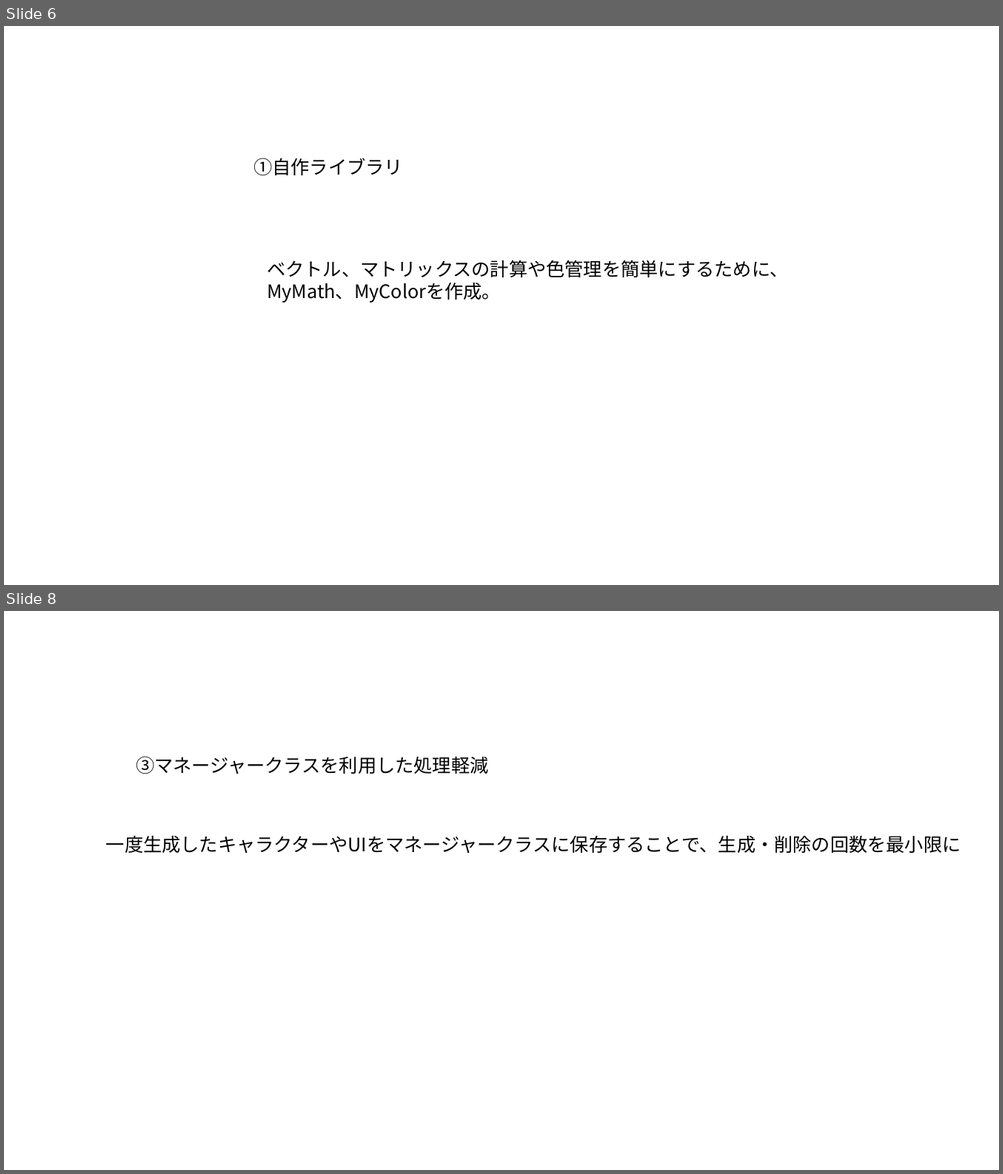
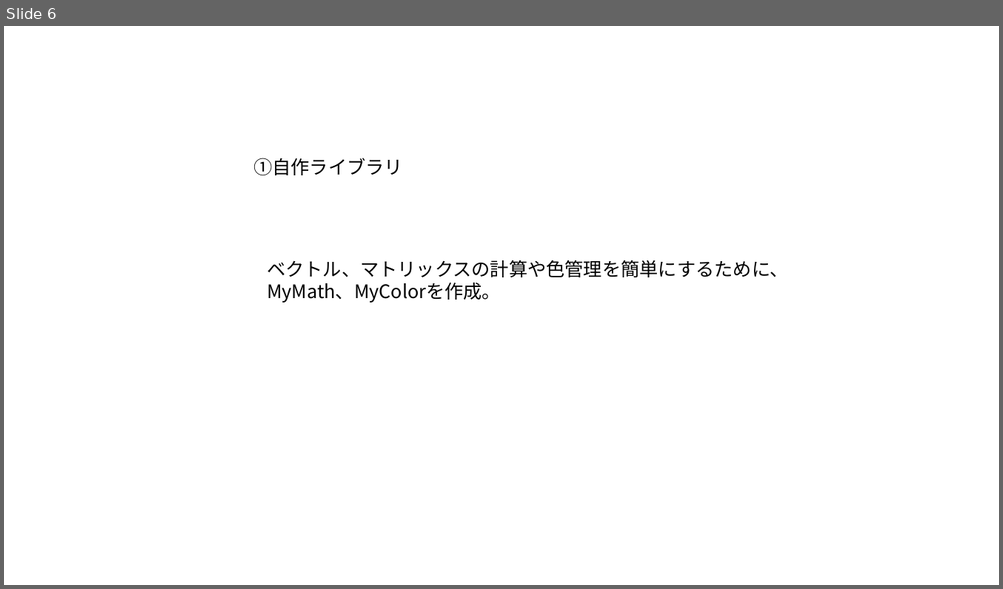
Before and after one commit to soushi1116/Employment_Local, a slide deck: 作品説明資料.pptx. Shown one above the other, each under a label of ours: slides 6 and 8 before the commit, slide 6 after it; the slides between them are not shown. The pictures are 1003x1174 and 1003x589 pixels, drawn with LibreOffice and Linux fonts; fonts in the diff are those of the drawing. Boxes give left, top, right and bottom in pixels: in the first picture for what was removed or moved away, otherwise in the second. Text is boxed around its words. In the diff, an @@ line names an element or a change of style, - is before the commit and + after.

```diff
--- a/作品説明資料.pptx
+++ b/作品説明資料.pptx
@@ slide 8 removed at bbox=[4, 611, 999, 1170], background #FFFFFF @@
@@ text removed at bbox=[136, 756, 489, 774] @@
-③マネージャークラスを利用した処理軽減
@@ text removed at bbox=[106, 835, 961, 853] @@
-一度生成したキャラクターやUIをマネージャークラスに保存することで、生成・削除の回数を最小限に
```
Also in this commit, not shown: 1 slide changed, 3 slides added, 1 other slide removed, 1 other file.
